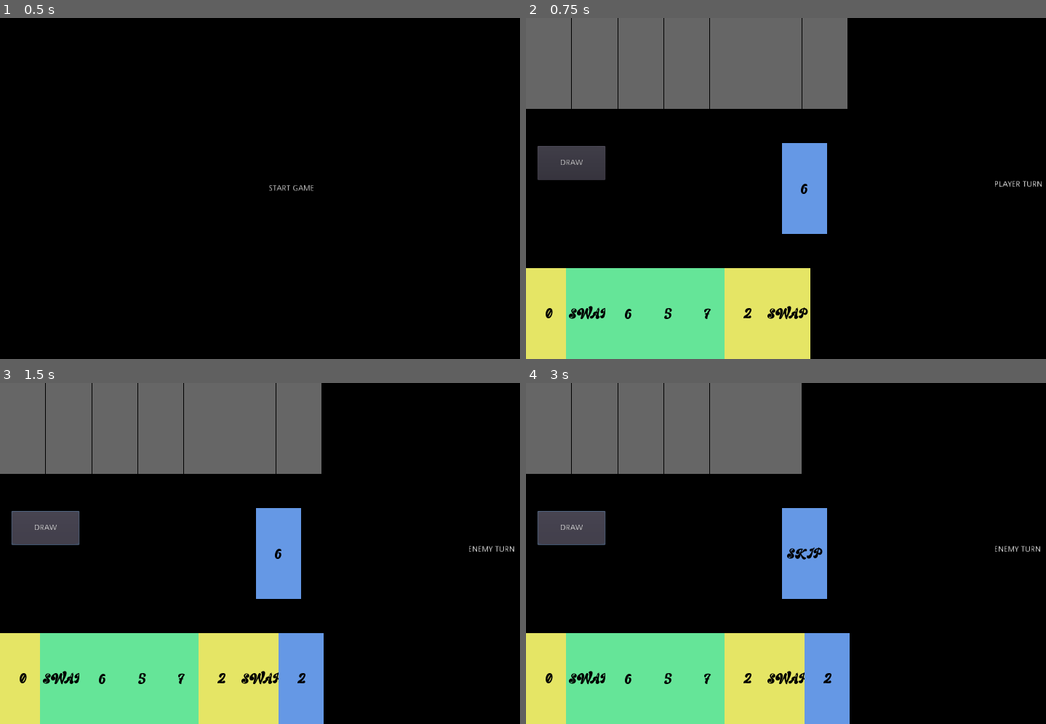
Above: before the commit, frames 1-4 (two rows, left to right).
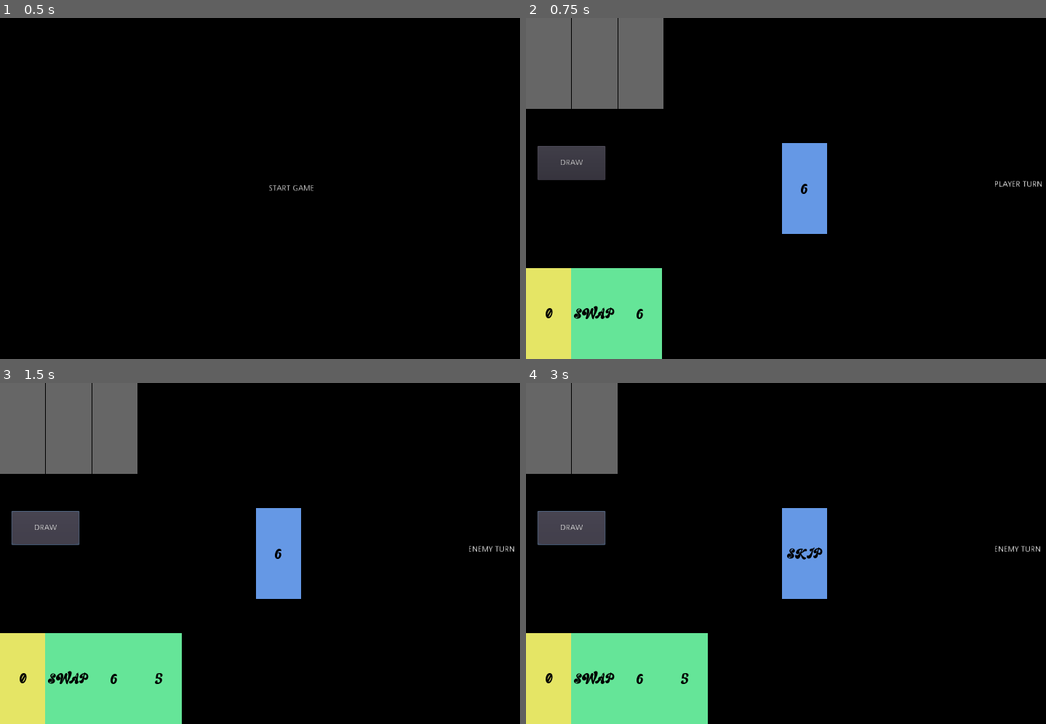
Above: after the commit, the same moments.

Repository: JoanGTSQ/godot_prueba
Game: Godot game, scene res://scenes/MainScene.tscn
Two runs of this game, one before a commit and one after it. Both use one fixed random seed, a clock stepped at 60 frames per second and the inputs below.
Inputs:
- Up to frame 1 (0.5 s): no input
- Up to frame 2 (0.75 s): click "START GAME" at 0.5 s
- Up to frame 3 (1.5 s): click "DRAW" at 1.25 s
- Up to frame 4 (3 s): click "DRAW" at 2 s; click "DRAW" at 2.75 s

Frame 1 is identical in both runs. In frame 2, 17% of the frame differs, in the area x 7-62%, y 0-100%; in frame 3, 17%; in frame 4, 17%.

Commit message:
fix say uno button

Diff:
--- a/scripts/Board.gd
+++ b/scripts/Board.gd
@@ -34,13 +34,14 @@
 		_enable_say_uno_button()
 	else:
 		_turn_label.text = "ENEMY TURN"
+		_say_uno_button.visible = false
 
 
 # Enables the SayUno button if the player has 2 cards or less.
 func _enable_say_uno_button() -> void:
 	_say_uno_button.visible = (
 		GameManager.get_current_player() == GameManager.PLAYER_TURN.PLAYER
-		and _get_players_card_count() <= 2
+		and _get_players_card_count() == 2
 	)
 
 
--- a/scripts/GameManager.gd
+++ b/scripts/GameManager.gd
@@ -2,7 +2,7 @@
 
 enum PLAYER_TURN { PLAYER, ENEMY }
 
-const INITIAL_HAND_SIZE : int = 7
+const INITIAL_HAND_SIZE : int = 3
 const ENEMY_WAIT_TIME : float = 1.5
 
 # Signals for game events
